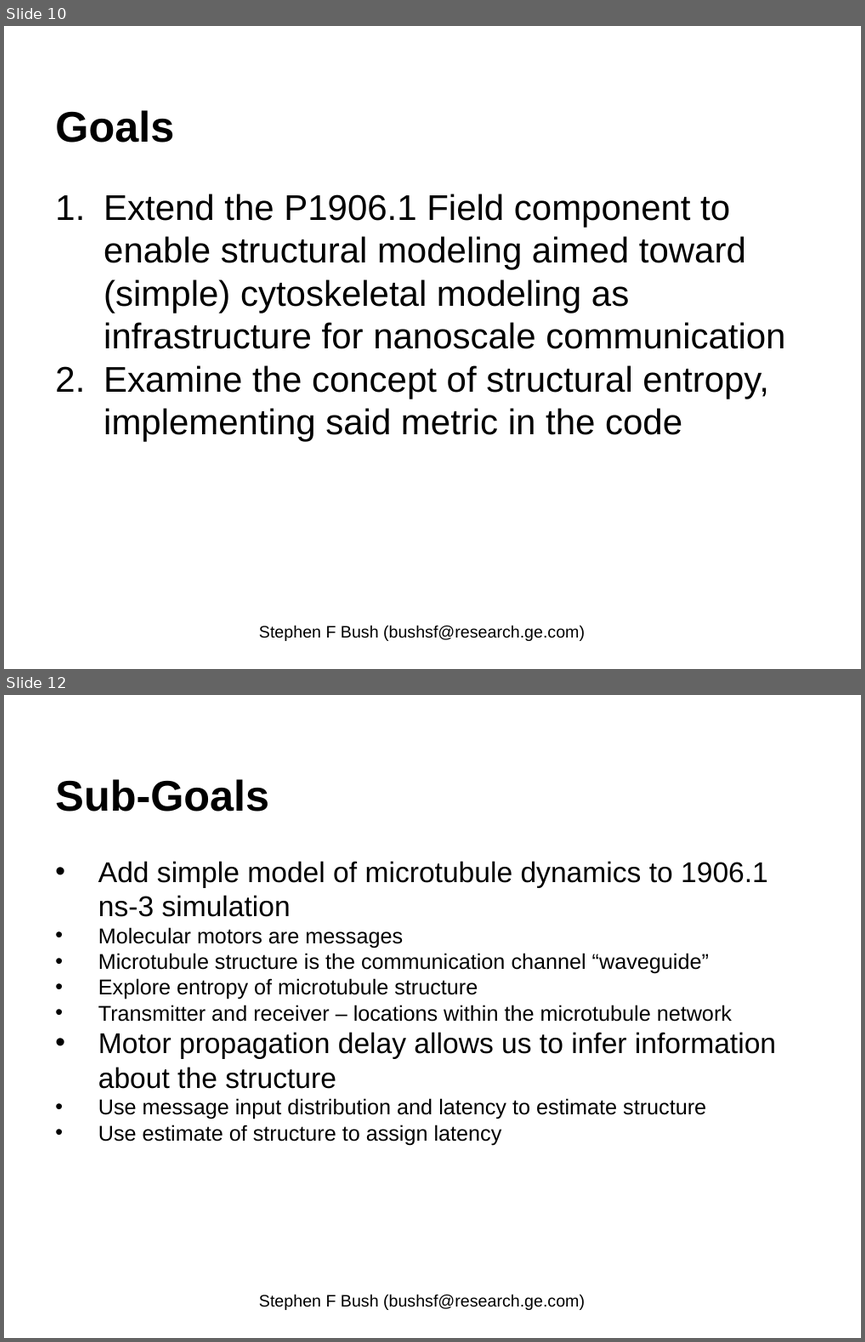
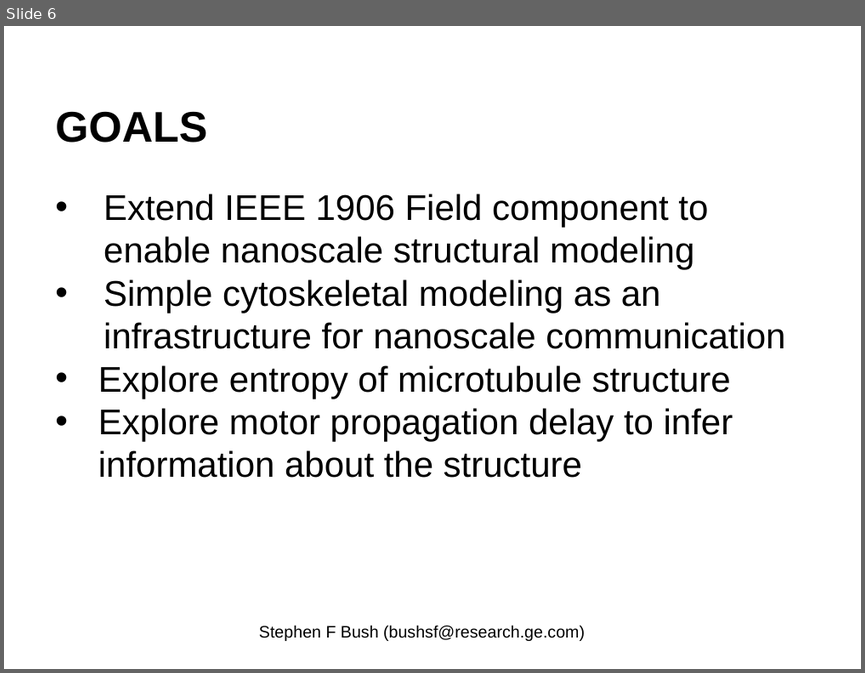
Before and after one commit to EnzoRong1013/ieee-p1906-1-reference-code, a slide deck: trunk/docs/p1906-1-Field-Component-Update.pptx. Shown one above the other, each under a label of ours: slides 10 and 12 before the commit, slide 6 after it; the slides between them are not shown. The pictures are 865x1342 and 865x673 pixels, drawn with LibreOffice and Linux fonts; fonts in the diff are those of the drawing. Boxes give left, top, right and bottom in pixels: in the first picture for what was removed or moved away, otherwise in the second. Text is boxed around its words. In the diff, an @@ line names an element or a change of style, - is before the commit and + after.

```diff
--- a/trunk/docs/p1906-1-Field-Component-Update.pptx
+++ b/trunk/docs/p1906-1-Field-Component-Update.pptx
@@ slide 12 removed at bbox=[4, 695, 861, 1338], background #FFFFFF @@
@@ title removed at bbox=[55, 779, 269, 811] @@
-Sub-Goals
@@ text removed at bbox=[98, 861, 776, 1145] @@
-• Add simple model of microtubule dynamics to 1906.1 ns-3 simulation
-  • Molecular motors are messages
-  • Microtubule structure is the communication channel “waveguide”
-  • Explore entropy of microtubule structure
-  • Transmitter and receiver – locations within the microtubule network
-• Motor propagation delay allows us to infer information about the structure
-  • Use message input distribution and latency to estimate structure
-  • Use estimate of structure to assign latency
@@ text removed at bbox=[259, 1293, 585, 1310] @@
-Stephen F Bush (bushsf@research.ge.com)
@@ what was slide 10 is now slide 6 @@
@@ slide 6 changed as well @@
@@ title at bbox=[55, 111, 207, 142]: text changed @@
-Goals
+GOALS
@@ text at bbox=[98, 193, 785, 477]: text changed @@
-1. Extend the P1906.1 Field component to enable structural modeling aimed toward (simple) cytoskeletal modeling as infrastructure for nanoscale communication
-2. Examine the concept of structural entropy, implementing said metric in the code
+• Extend IEEE 1906 Field component to enable nanoscale structural modeling
+• Simple cytoskeletal modeling as an infrastructure for nanoscale communication
+• Explore entropy of microtubule structure
+• Explore motor propagation delay to infer information about the structure
```
Also in this commit, not shown: 14 other slides changed, 4 slides added, 3 other slides removed.
